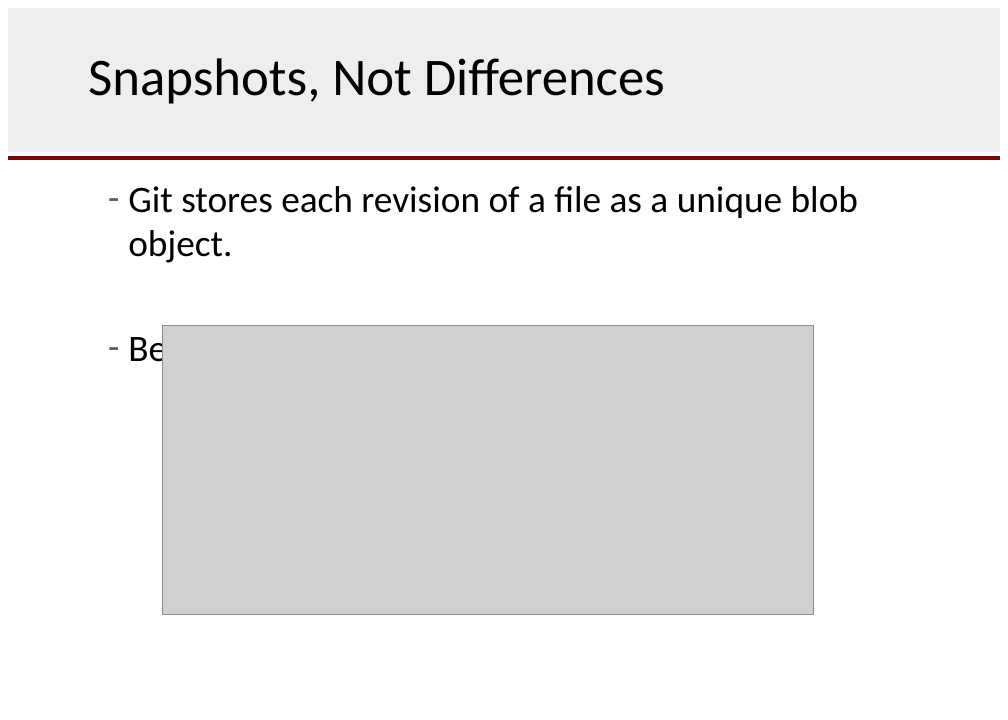
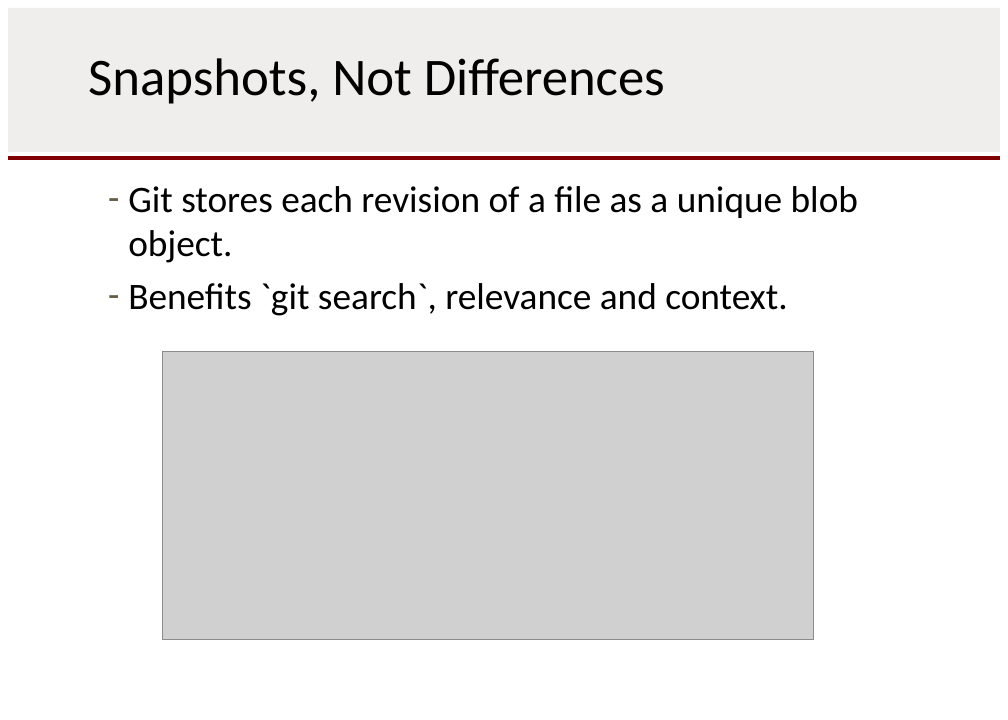
Before and after one commit to rbuck/git-started, a slide deck: slide 14 of docs/training/presentation/gitintro.pptx. Drawn at 1008x720 pixels with LibreOffice and Linux fonts; fonts in the diff are those of the drawing; grey boxes stand for pictures. Boxes give left, top, right and bottom in pixels: in the first picture for what was removed or moved away, otherwise in the second. Text is boxed around its words. In the diff, an @@ line names an element or a change of style, - is before the commit and + after.

```diff
--- a/docs/training/presentation/gitintro.pptx
+++ b/docs/training/presentation/gitintro.pptx
@@ text "Git stores each revision of ..." rewrapped from (x1=128, y1=186, x2=858, y2=371) to (x1=128, y1=186, x2=858, y2=316) @@
@@ picture moved from (x1=162, y1=325, x2=813, y2=614) to (x1=162, y1=351, x2=813, y2=640) @@
```
Also in this commit, not shown: 27 other slides changed, 1 slide added, 1 slide removed.
